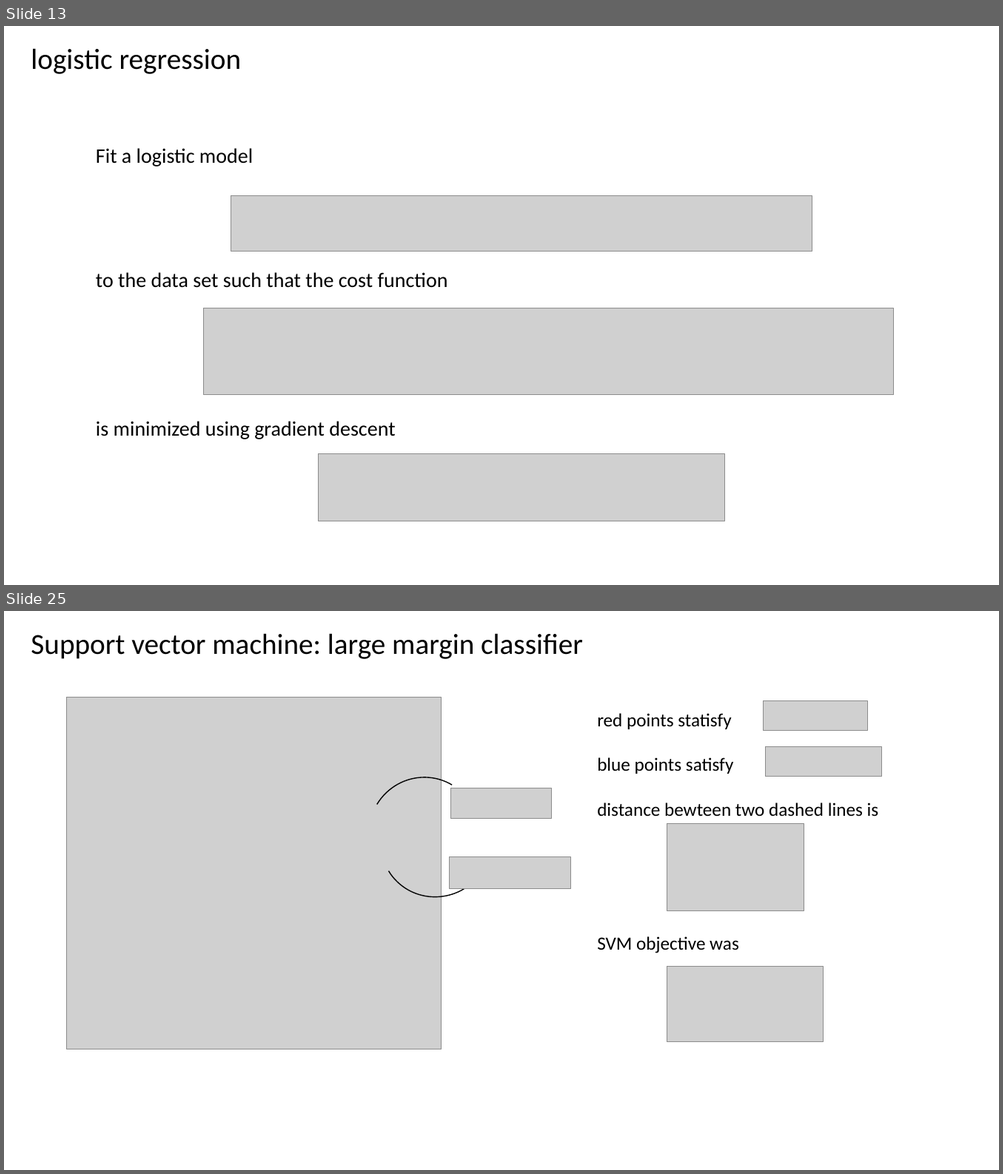
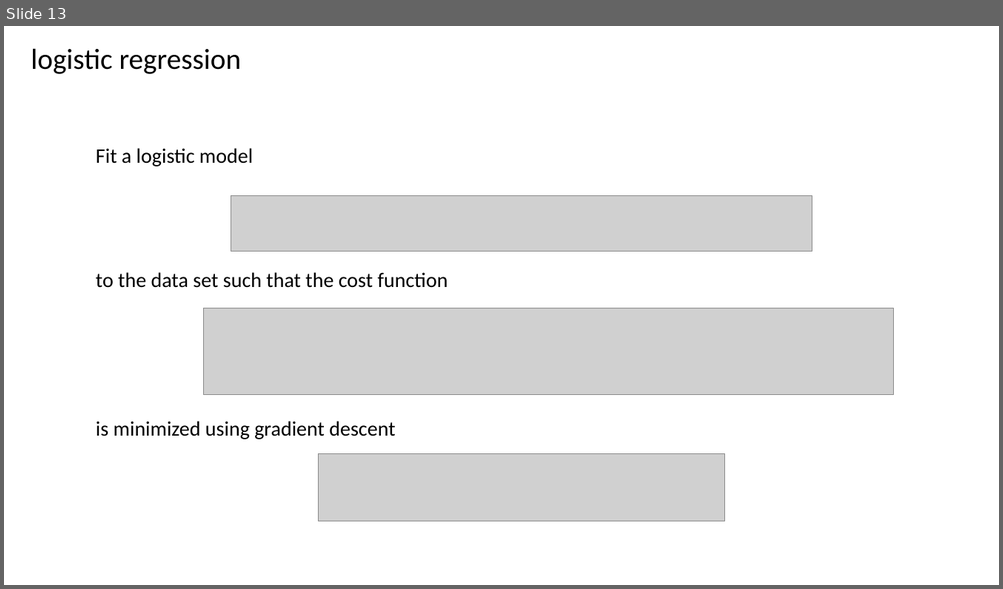
Before and after one commit to CompOmics/ML_AI_Analytical_Chemistry_Course, a slide deck: 01_Foundations/slides/1_3_logistic_regression.pptx. Shown one above the other, each under a label of ours: slides 13 and 25 before the commit, slide 13 after it; the slides between them are not shown. The pictures are 1003x1174 and 1003x589 pixels, drawn with LibreOffice and Linux fonts; fonts in the diff are those of the drawing; grey boxes stand for pictures. Boxes give left, top, right and bottom in pixels: in the first picture for what was removed or moved away, otherwise in the second. Text is boxed around its words. In the diff, an @@ line names an element or a change of style, - is before the commit and + after.

```diff
--- a/01_Foundations/slides/1_3_logistic_regression.pptx
+++ b/01_Foundations/slides/1_3_logistic_regression.pptx
@@ slide 25 removed at [4,611,999,1170], background #FFFFFF @@
@@ text removed at [31,633,583,659] @@
-Support vector machine: large margin classifier
@@ picture removed at [67,698,441,1050] @@
@@ text removed at [597,713,879,954] @@
-red points statisfy
-blue points satisfy
-distance bewteen two dashed lines is
-SVM objective was
@@ picture removed at [762,701,868,731] @@
@@ arc (boxed as its full ellipse) removed at [348,758,498,908] @@
@@ picture removed at [765,747,882,777] @@
@@ arc (boxed as its full ellipse) removed at [361,768,512,918] @@
@@ picture removed at [451,789,552,819] @@
@@ picture removed at [666,823,803,911] @@
@@ picture removed at [449,857,570,889] @@
@@ picture removed at [666,967,822,1042] @@
```
Also in this commit, not shown: 25 other slides removed, 25 other files.
